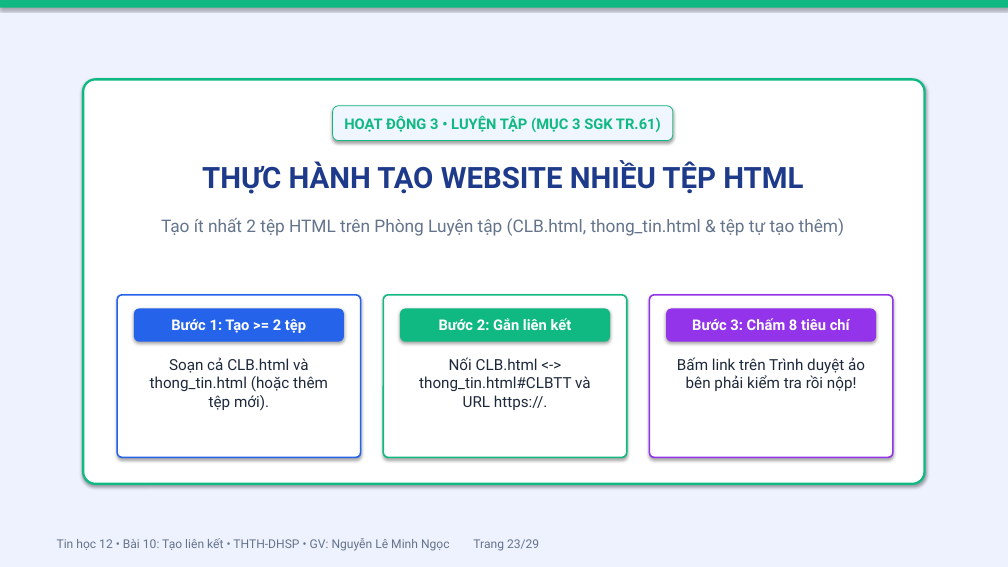
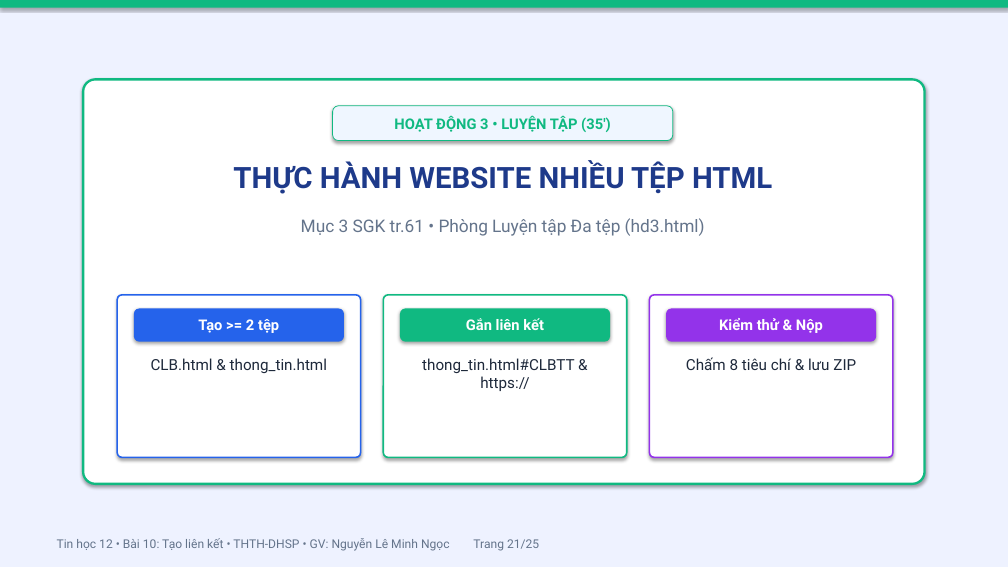
Before and after one commit to mngoc3110/TinHoc, a slide deck: slide 21 of Tin12/Bai10/Bai10_TrinhChieu.pptx (slide 23 before the commit). Drawn at 1008x567 pixels with LibreOffice and Linux fonts; fonts in the diff are those of the drawing. Boxes give left, top, right and bottom in pixels: in the first picture for what was removed or moved away, otherwise in the second. Text is boxed around its words. In the diff, an @@ line names an element or a change of style, - is before the commit and + after.

```diff
--- a/Tin12/Bai10/Bai10_TrinhChieu.pptx
+++ b/Tin12/Bai10/Bai10_TrinhChieu.pptx
@@ text in rounded rectangle at box(394, 115, 611, 132): text changed @@
-HOẠT ĐỘNG 3 • LUYỆN TẬP (MỤC 3 SGK TR.61)
+HOẠT ĐỘNG 3 • LUYỆN TẬP (35')
@@ text at box(233, 160, 772, 236): text changed @@
-THỰC HÀNH TẠO WEBSITE NHIỀU TỆP HTML
-Tạo ít nhất 2 tệp HTML trên Phòng Luyện tập (CLB.html, thong_tin.html & tệp tự tạo thêm)
+THỰC HÀNH WEBSITE NHIỀU TỆP HTML
+Mục 3 SGK tr.61 • Phòng Luyện tập Đa tệp (hd3.html)
@@ text in rounded rectangle at box(198, 319, 279, 333): text changed @@
-Bước 1: Tạo >= 2 tệp
+Tạo >= 2 tệp
@@ text in rounded rectangle at box(466, 318, 544, 330): text changed @@
-Bước 2: Gắn liên kết
+Gắn liên kết
@@ text in rounded rectangle at box(719, 318, 823, 333): text changed @@
-Bước 3: Chấm 8 tiêu chí
+Kiểm thử & Nộp
@@ text at box(151, 358, 327, 373): text changed @@
-Soạn cả CLB.html và thong_tin.html (hoặc thêm tệp mới).
+CLB.html & thong_tin.html
@@ text at box(422, 358, 575, 391): text changed @@
-Nối CLB.html <-> thong_tin.html#CLBTT và URL https://.
+thong_tin.html#CLBTT & https://
@@ text at box(686, 357, 856, 370): text changed @@
-Bấm link trên Trình duyệt ảo bên phải kiểm tra rồi nộp!
+Chấm 8 tiêu chí & lưu ZIP
@@ text at box(57, 538, 539, 551): text changed @@
-Tin học 12 • Bài 10: Tạo liên kết • THTH-DHSP • GV: Nguyễn Lê Minh Ngọc Trang 23/29
+Tin học 12 • Bài 10: Tạo liên kết • THTH-DHSP • GV: Nguyễn Lê Minh Ngọc Trang 21/25
```
Also in this commit, not shown: 20 other slides changed, 4 slides added, 8 slides removed, 23 other files.
